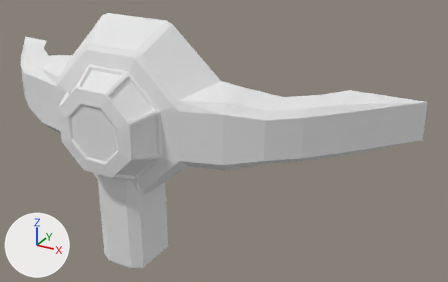
What one commit did to the Blender file Assets/cockpit.blend.
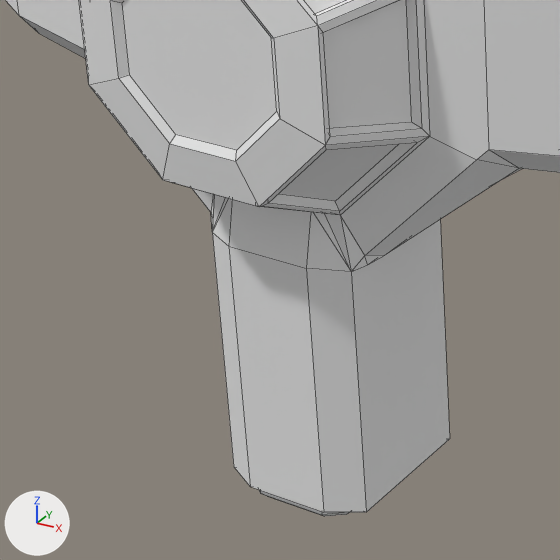
Old and new are each drawn whole from a camera (50 mm lens) standing at (6.45, -8.19, 3.96) and looking at (1.23, 1.29, -0.78) and again close up on the part from 8% to 45% of the width and 41% to 100% of the height. Every picture has the same lights, and +X, +Y and +Z are marked at lower left. The close-ups show mesh edges as thin lines.

Objects in the first close-up: 'cockpit'.
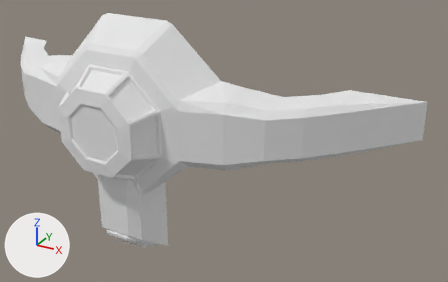
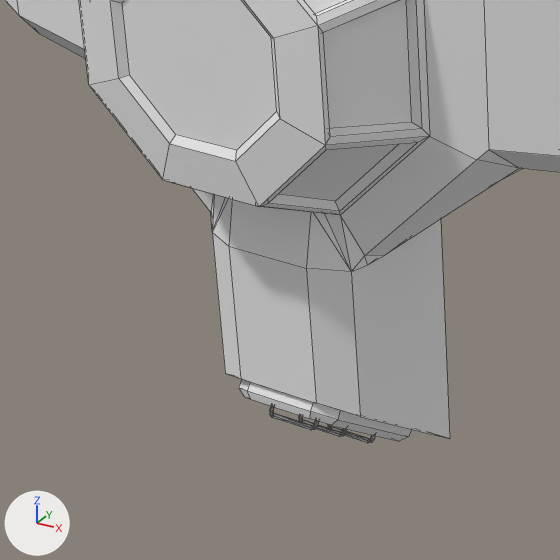
Where the newer file only moved an object's origin or applied its transform, the numbers keep the older frame.

The change, as a list of edits to the scene's bpy script:
```text
Change me_cockpit:
    used by ob_cockpit; location = (0.0, 0.0, 0.0)
    remove me_cockpit.from_pydata(...)  # 304 vertices, 326 faces; spans x -4.67..4.67, y -0.95..2.26, z -3.03..1.63
    add me_cockpit.from_pydata(...)  # 344 vertices, 382 faces; spans x -4.67..4.67, y -0.95..2.26, z -2.87..1.63
    me_cockpit part 1: the loose piece of 40 vertices spanning x -0.17..0.16, y -0.3..-0.28, z -3.03..-2.95 is copied, and the copy is turned -36.7 degrees about the x axis through its middle, then moved by (0.0, 0.13, 0.4); it spans x -0.17..0.16, y -0.19..-0.13, z -2.62..-2.55
    me_cockpit part 2
    16 vertices in x -0.17..0.16, y 0.09..0.1, z -3.0..-2.99 move by (0.0, -0.01, 0.21)
    10 vertices in x -0.17..0.16, y -0.29, z -3.0..-2.99 move by (0.0, -0.12, 0.58)
    6 vertices in x -0.17..0.16, y 0.1, z -2.95 move by (0.0, 0.01, 0.2)
    6 vertices in x -0.16..0.15, y 0.09..0.1, z -3.02..-3.01 move by (0.0, -0.02, 0.22)
    6 vertices in x -0.17..0.16, y -0.29, z -2.95 move by (0.0, -0.1, 0.57)
    6 vertices in x -0.16..0.15, y -0.3..-0.29, z -3.0..-2.99 move by (0.0, -0.12, 0.59)
    58 vertices move from x -0.46..0.46, y -0.53..0.25, z -3.03..-2.87 to x -0.46..0.46, y -0.53..0.28, z -2.82..-2.17
```

Boxes (x1, y1, x2, y2) around the edits, measured in the close-ups (560 x 560 px; the box of a moved part takes in the faces that stretch with it):
'cockpit', reshaped
    before: (6, 0, 560, 516)
    after: (6, 0, 560, 443)
part 1 of me_cockpit, added
    after: (299, 415, 347, 437)
part 2 of me_cockpit, moved or reshaped
    before: (212, 220, 450, 516)
    after: (212, 219, 450, 443)
